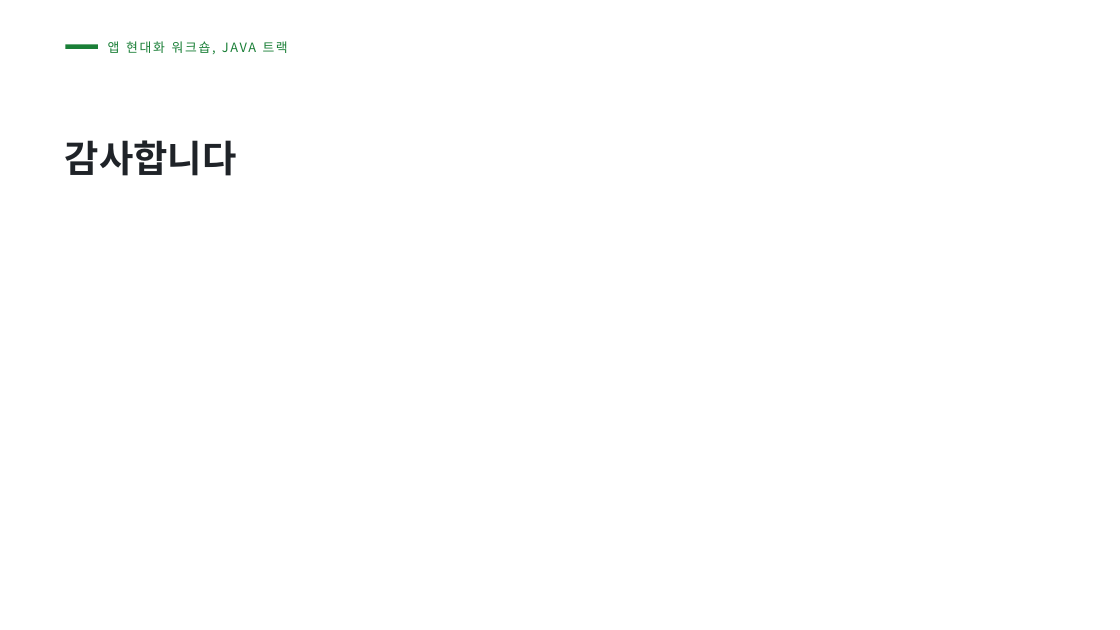
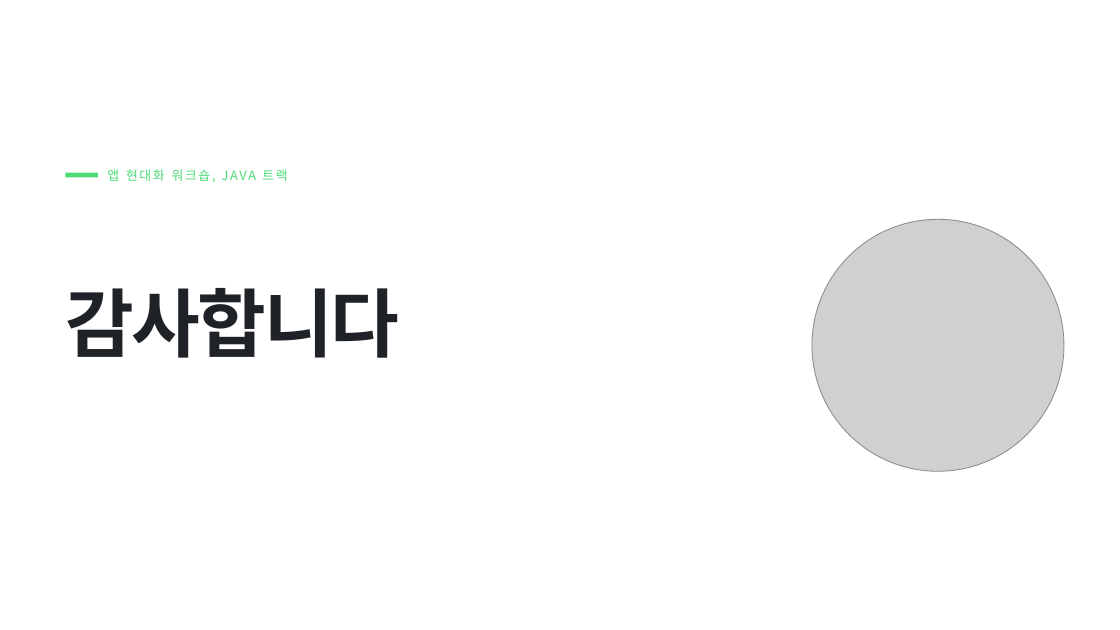
Before and after one commit to devkimchi/app-modernisation-workshop, a slide deck: slide 16 of docs/slides/app-modernisation-workshop-java.pptx. Drawn at 1120x630 pixels with LibreOffice and Linux fonts; fonts in the diff are those of the drawing; grey boxes stand for pictures; background and template pictures are left out. Boxes give left, top, right and bottom in pixels: in the first picture for what was removed or moved away, otherwise in the second. Text is boxed around its words. In the diff, an @@ line names an element or a change of style, - is before the commit and + after.

```diff
--- a/docs/slides/app-modernisation-workshop-java.pptx
+++ b/docs/slides/app-modernisation-workshop-java.pptx
@@ rectangle removed at <box>66,45,98,50</box> @@
@@ rectangle added at <box>66,173,98,178</box>, fill #4DDB76 @@
@@ text "앱 현대화 워크숍, JAVA 트랙": place and size @@
-text "앱 현대화 워크숍, JAVA 트랙" at <box>108,41,288,54</box>
+text "앱 현대화 워크숍, JAVA 트랙" at <box>107,169,287,182</box>
@@ text "앱 현대화 워크숍, JAVA 트랙" at <box>107,169,287,182</box>: text colour #1A7F37 to #4DDB76 @@
@@ title "감사합니다": place and size @@
-title "감사합니다" at <box>65,140,237,176</box>
+title "감사합니다" at <box>65,288,399,358</box>
@@ title "감사합니다" at <box>65,288,399,358</box>: size 32 to 64 pt, letter spacing 0 to -2 pt; line spacing 0.95 to 0.96; vertical alignment top to bottom @@
@@ picture added at <box>812,219,1065,471</box> @@
```
